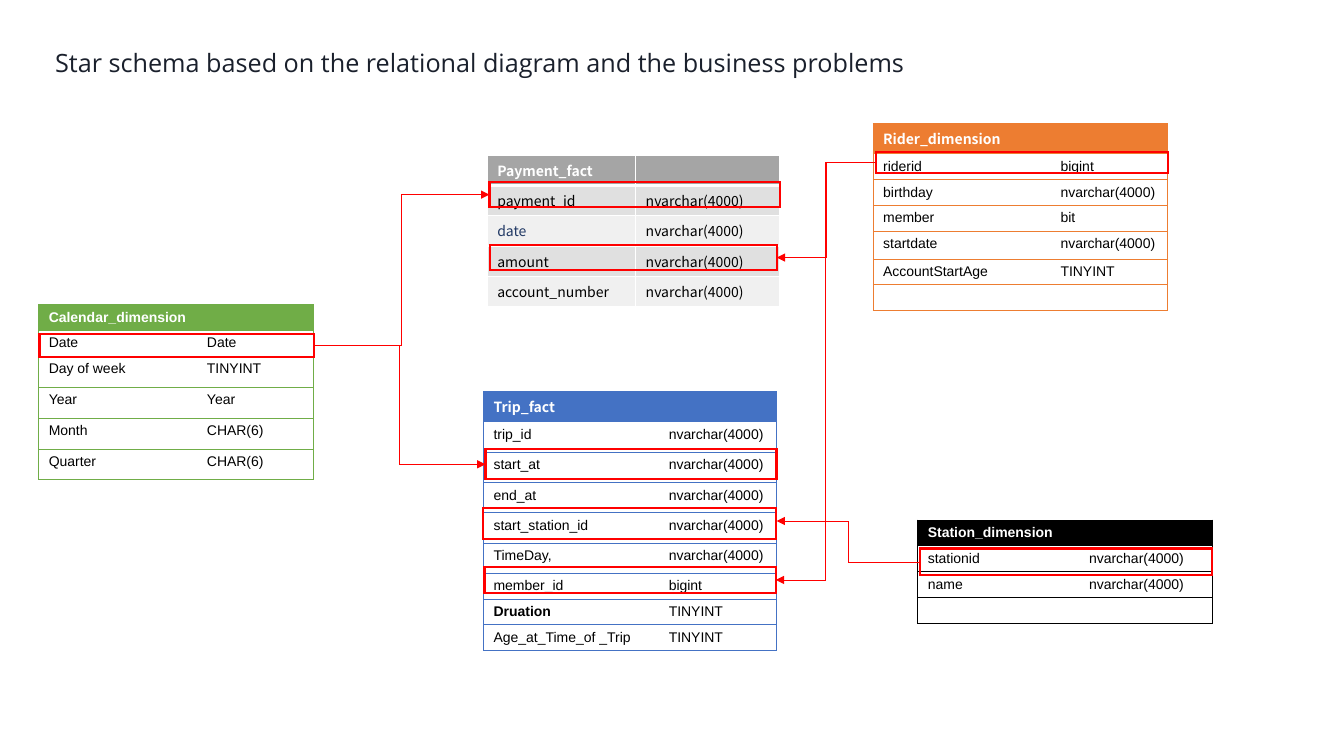
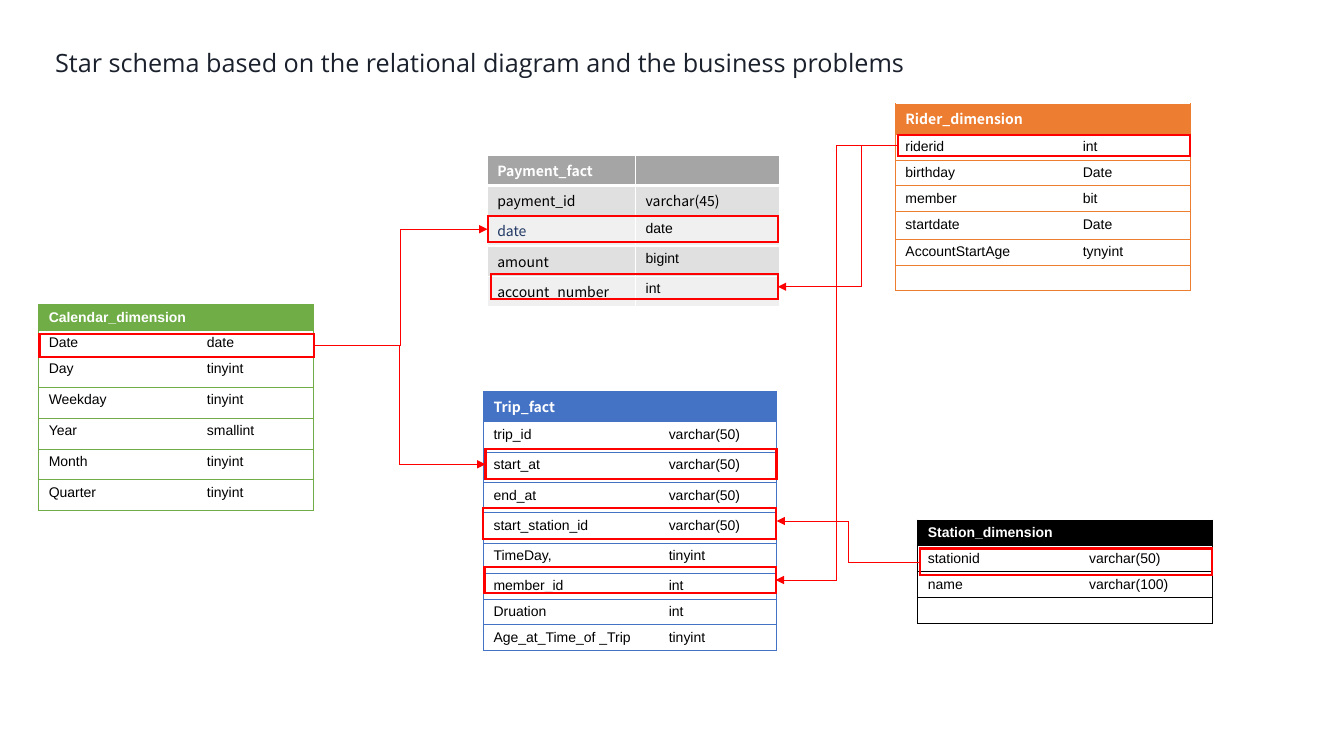
Before and after one commit to fbamuse/Udacity-Data-Engineering-with-Microsoft-Azure, a slide deck: slide 3 of BikeShareDataAnalytics/StarSchemaDesigned .pptx. Drawn at 1344x756 pixels with LibreOffice and Linux fonts; fonts in the diff are those of the drawing. Boxes give left, top, right and bottom in pixels: in the first picture for what was removed or moved away, otherwise in the second. Text is boxed around its words. In the diff, an @@ line names an element or a change of style, - is before the commit and + after.

```diff
--- a/BikeShareDataAnalytics/StarSchemaDesigned .pptx
+++ b/BikeShareDataAnalytics/StarSchemaDesigned .pptx
@@ table at <box>895,104,1190,293</box> @@
-row 2, column 2: bigint
+row 2, column 2: int
-row 3, column 2: nvarchar(4000)
+row 3, column 2: Date
-row 5, column 2: nvarchar(4000)
+row 5, column 2: Date
-row 6, column 2: TINYINT
+row 6, column 2: tynyint
@@ table: place and size @@
-table at <box>873,123,1168,313</box>
+table at <box>895,104,1190,293</box>
@@ elbow arrow moved from (876, 162) - (776, 580) to (898, 146) - (776, 580) @@
@@ elbow arrow moved from (876, 162) - (777, 257) to (898, 146) - (778, 286) @@
@@ rectangle: place and size @@
-rectangle at <box>876,152,1169,173</box>
+rectangle at <box>898,135,1191,156</box>
@@ table at <box>487,155,778,304</box> @@
-row 2, column 2: nvarchar(4000)
+row 2, column 2: varchar(45)
-row 3, column 2: nvarchar(4000)
+row 3, column 2: date
-row 4, column 2: nvarchar(4000)
+row 4, column 2: bigint
-row 5, column 2: nvarchar(4000)
+row 5, column 2: int
@@ elbow arrow moved from (314, 346) - (490, 195) to (314, 346) - (488, 229) @@
@@ rectangle: place and size @@
-rectangle at <box>490,181,781,207</box>
+rectangle at <box>488,217,779,242</box>
@@ rectangle: place and size @@
-rectangle at <box>490,245,776,270</box>
+rectangle at <box>491,274,777,299</box>
@@ table at <box>38,304,314,513</box> @@
-row 2: Date | Date
-row 3: Day of week | TINYINT
-row 4: Year | Year
-row 5: Month | CHAR(6)
-row 6: Quarter | CHAR(6)
+row 2: Date | date
+row 3: Day | tinyint
+row 4: Weekday | tinyint
+row 5: Year | smallint
+row 6: Month | tinyint
+row 7: Quarter | tinyint
@@ table at <box>484,391,777,650</box> @@
-row 2, column 2: nvarchar(4000)
+row 2, column 2: varchar(50)
-row 3, column 2: nvarchar(4000)
+row 3, column 2: varchar(50)
-row 4, column 2: nvarchar(4000)
+row 4, column 2: varchar(50)
-row 5, column 2: nvarchar(4000)
+row 5, column 2: varchar(50)
-row 6, column 2: nvarchar(4000)
+row 6, column 2: tinyint
-row 7, column 2: bigint
+row 7, column 2: int
-row 8, column 2: TINYINT
+row 8, column 2: int
-row 9, column 2: TINYINT
+row 9, column 2: tinyint
@@ bold off in "Druation" @@
@@ table at <box>918,520,1212,628</box> @@
-row 2, column 2: nvarchar(4000)
+row 2, column 2: varchar(50)
-row 3, column 2: nvarchar(4000)
+row 3, column 2: varchar(100)
```
Also in this commit, not shown: 3 other slides changed, 1 slide added, 2 other files.
